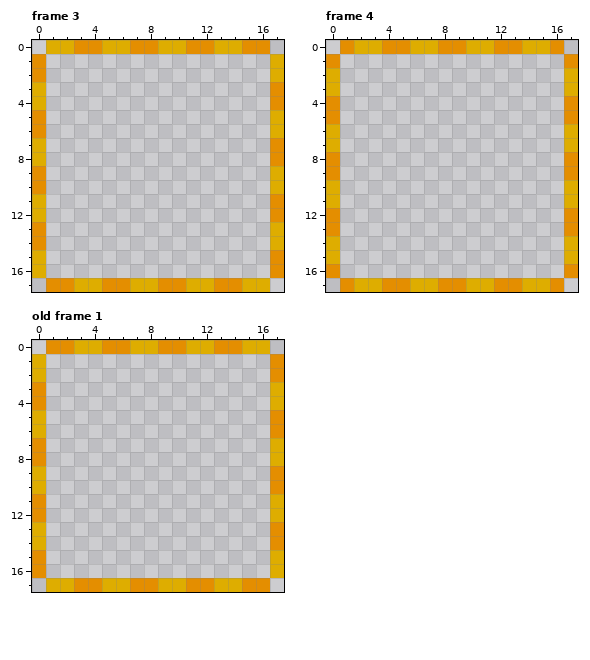
Pixel-art file, stored at assets/sprites/gui/ability_highlight_select/ability_highlight_select.aseprite. Above, as it was before the edit.
18x18 pixels, 4 frames. Shown: frame 3, frame 4, old frame 1. The commit also changed other frames, which this record leaves out.
Once edited:
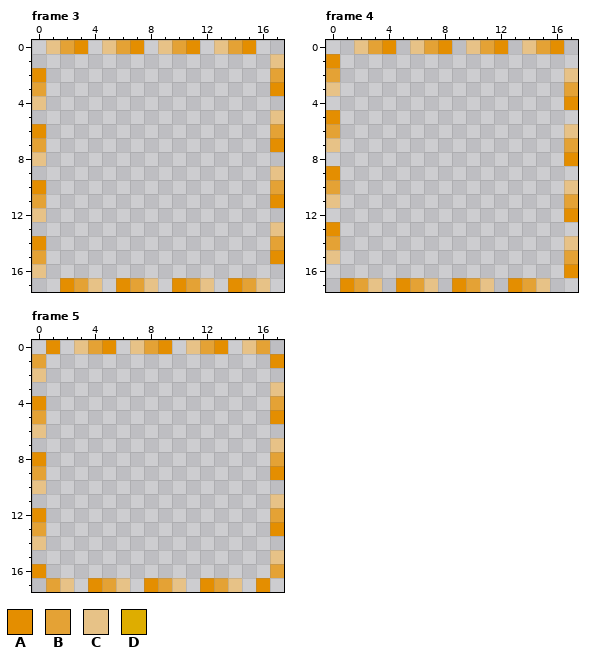
Palette (. is transparent): A #e48e00  B #e4a235  C #e7c287  D #dead00
A new or re-ordered frame is compared with the old frame closest to it.
The edit:
frames 4 -> 6
Changed rows in their new state; - is an unchanged pixel.
Frame 3:
first column x 0:
 0 -CB-.CB-.CB-.CB-.-
 1 .----------------C
 2 -----------------B
 3 B-----------------
 4 C----------------.
 5 .----------------C
 6 -----------------B
 7 B-----------------
 8 C----------------.
 9 .----------------C
10 -----------------B
11 B-----------------
12 C----------------.
13 .----------------C
14 -----------------B
15 B-----------------
16 C----------------.
17 -.-BC.-BC.-BC.-BC-
Frame 4:
first column x 0:
 0 -.CB-.CB-.CB-.CB--
 1 -----------------.
 2 B----------------C
 3 C----------------B
 4 .-----------------
 5 -----------------.
 6 B----------------C
 7 C----------------B
 8 .-----------------
 9 -----------------.
10 B----------------C
11 C----------------B
12 .-----------------
13 -----------------.
14 B----------------C
15 C----------------B
16 .-----------------
17 --BC.-BC.-BC.-BC.-
Frame 5 is new; against old frame 1:
first column x 0:
 0 --.CB-.CB-.CB-.CB-
 1 B-----------------
 2 C----------------.
 3 .----------------C
 4 -----------------B
 5 B-----------------
 6 C----------------.
 7 .----------------C
 8 -----------------B
 9 B-----------------
10 C----------------.
11 .----------------C
12 -----------------B
13 B-----------------
14 C----------------.
15 .----------------C
16 -----------------B
17 -BC.-BC.-BC.-BC.--
Where, in picture pixels (left, top, right, bottom), the same in both pictures:
changed: (32, 40, 284, 292)
changed: (326, 40, 578, 292)
changed: (32, 340, 284, 592)
